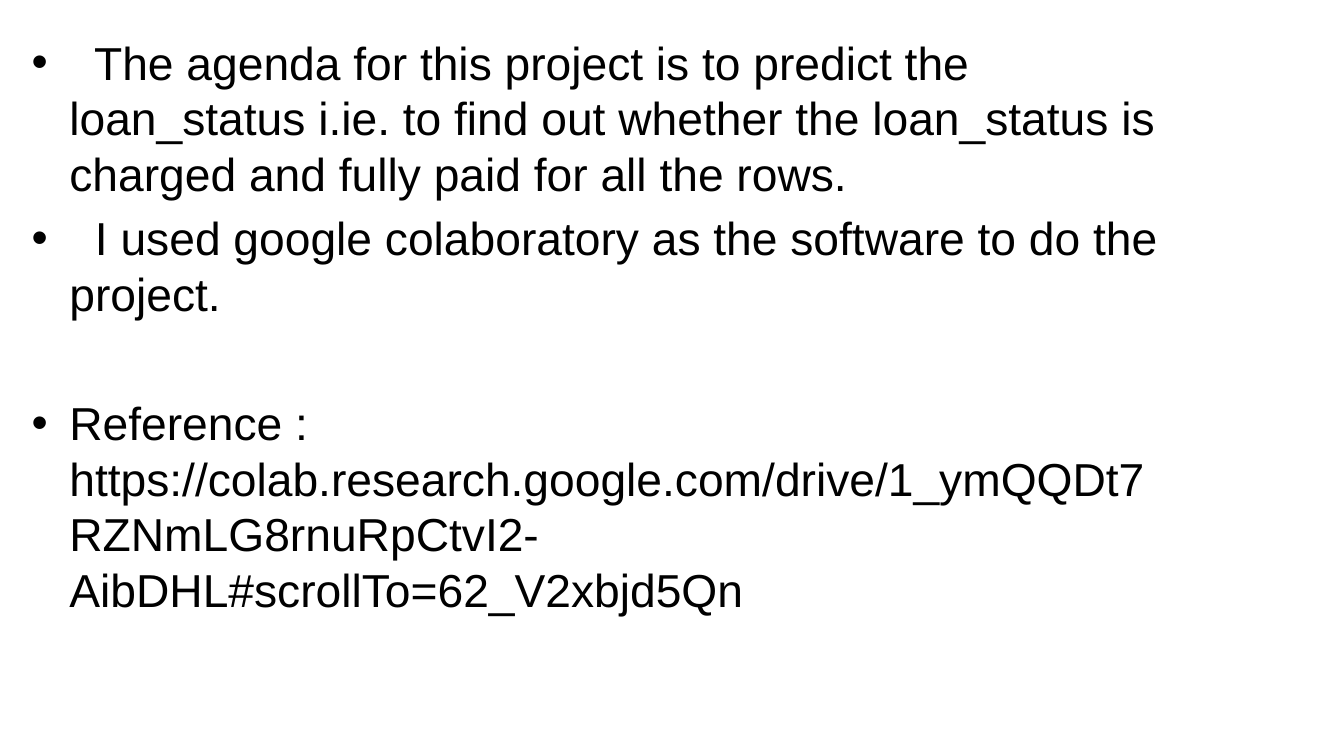
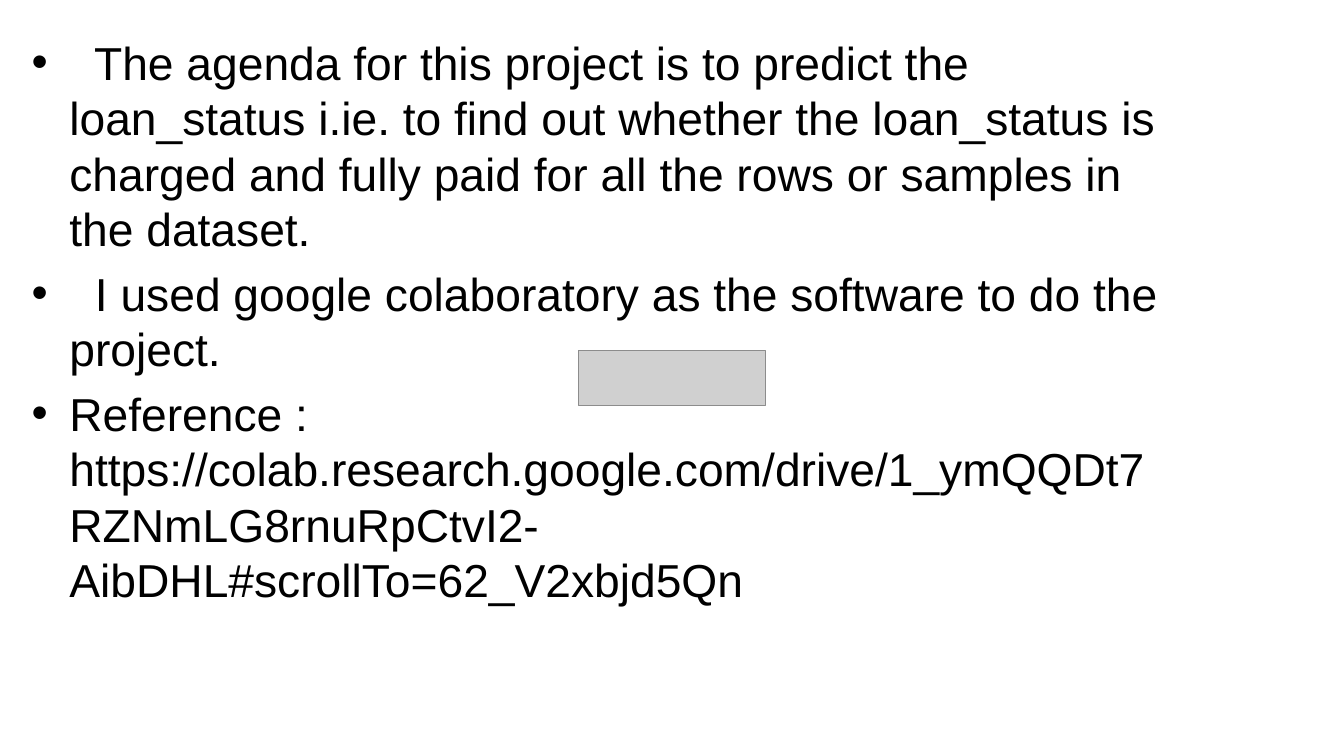
Before and after one commit to adityaravichander45/october-wkshop, a slide deck: slide 2 of Hackathon workshop.pptx. Drawn at 1344x756 pixels with LibreOffice and Linux fonts; fonts in the diff are those of the drawing; grey boxes stand for pictures; background and template pictures are left out. Boxes give left, top, right and bottom in pixels: in the first picture for what was removed or moved away, otherwise in the second. Text is boxed around its words. In the diff, an @@ line names an element or a change of style, - is before the commit and + after.

```diff
--- a/Hackathon workshop.pptx
+++ b/Hackathon workshop.pptx
@@ text at bbox=[69, 46, 1154, 247]: text changed @@
-• The agenda for this project is to predict the loan_status i.ie. to find out whether the loan_status is charged and fully paid for all the rows.
+• The agenda for this project is to predict the loan_status i.ie. to find out whether the loan_status is charged and fully paid for all the rows or samples in the dataset.
@@ picture added at bbox=[579, 351, 765, 405] @@
```
Also in this commit, not shown: 7 other slides changed, 2 slides added, 2 slides removed.
